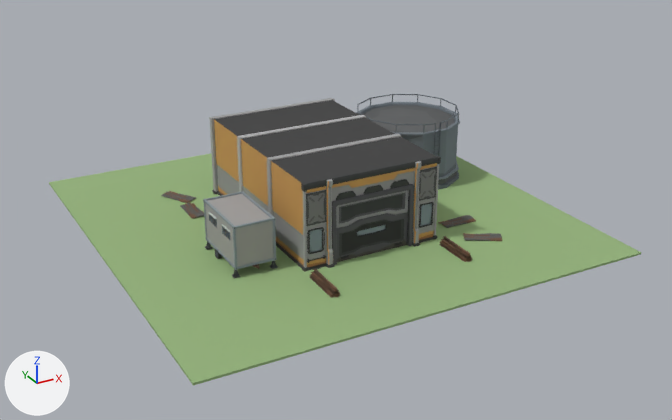
A saved change to the glTF model packages/client/public/assets/models/buildings/composite-plant.glb.
One viewpoint serves both versions: a 50 mm camera at (-29.2, -55.5, 28.0) aimed at (0.2, -2.0, 1.2). Lighting does not change. The marker at lower left points along +X, +Y and +Z. The older version comes first. Where no turn or scale is listed for an object, it has been applied to the vertices. Vertices at exactly the same position are counted once.

Objects in the first picture: 'Admin_Office', 'BeamStack_1', 'Ground', 'Sheet_3', 'Warehouse_Main', 'WaterTank' and 4 more.
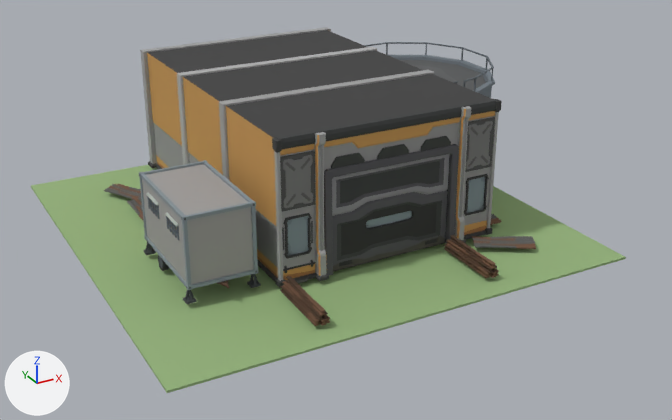
Where the newer file only moved an object's origin or applied its transform, the numbers keep the older frame.

What differs and where, as boxes (x1, y1, x2, y2) in the pictures (672 x 420 px):
'Warehouse_Main', moved, rescaled (56% wider, 49% taller)
    before: (209, 98, 441, 272)
    after: (140, 27, 502, 287)
'Ground', moved
    before: (49, 153, 641, 385)
    after: (31, 165, 626, 393)
'Admin_Office', reshaped, moved (62% wider, 65% taller)
    before: (203, 191, 278, 278)
    after: (139, 160, 261, 304)
'WaterTank', reshaped, moved
    before: (356, 94, 460, 190)
    after: (364, 42, 495, 98)
'BeamStack_1', moved, rescaled (65% wider, 63% taller)
    before: (439, 236, 472, 262)
    after: (444, 235, 499, 278)
'Sheet_3', moved, rescaled (62% wider, 56% taller)
    before: (463, 233, 502, 241)
    after: (472, 236, 536, 249)

What the commit changed:
me_mesh_004 is used by ob_warehouse_main; location (-5.0, -7.42, 0.15).
me_mesh_004 had 3725 vertices, 6478 faces and spanned x -0.3..10.3, y -0.5..15.3, z 0.0..6.1.
me_mesh_004 now has 3725 vertices, 6478 faces and spans x -6.6..10.3, y -9.8..15.3, z 0.3..9.9.
me_mesh_004 part 1: the whole mesh is scaled about its middle by 1.58, then moved by (-3.2, -4.7, 2.1).
me_mesh_005 is used by ob_admin_office; location (-8.0, -3.77, 0.19).
me_mesh_005 had 1054 vertices, 1731 faces and spanned x -1.52..1.52, y -3.01..2.56, z -0.04..3.57.
me_mesh_005 now has 1054 vertices, 1731 faces and spans x -12.13..-7.3, y -9.36..-0.52, z 0.32..6.05.
me_mesh_005 part 2: the whole mesh is multiplied about its middle by the matrix ((1.585, 0.0, 0.0), (0.0, 1.585, 0.0), (0.0, 0.0, 1.585)), then moved by (-9.72, -4.72, 1.42).
me_mesh_006 is used by ob_watertank; location (10.0, 4.0, 0.15).
me_mesh_006 had 521 vertices, 778 faces and spanned x -4.24..4.24, y -4.24..4.24, z 0.0..5.5.
me_mesh_006 now has 521 vertices, 778 faces and spans x 5.43..18.87, y -1.86..11.58, z 0.33..9.05.
me_mesh_006 part 3: the whole mesh is multiplied about its middle by the matrix ((1.585, 0.0, 0.0), (0.0, 1.585, 0.0), (0.0, 0.0, 1.585)), then moved by (12.15, 4.86, 1.94).
me_mesh_010 is used by ob_sheet_3; location (8.01, -8.99, 0.19).
me_mesh_010 had 104 vertices, 204 faces and spanned x -1.4..1.38, y -1.11..1.09, z -0.04..0.16.
me_mesh_010 now has 104 vertices, 204 faces and spans x -1.93..2.47, y -3.69..-0.2, z 0.27..0.6.
me_mesh_010 part 4: the whole mesh is scaled about its middle by 1.58, then moved by (0.28, -1.94, 0.38).
me_mesh_012 is used by ob_beamstack_1; location (5.0, -10.0, 0.15).
me_mesh_012 had 180 vertices, 336 faces and spanned x -0.3..0.3, y -1.55..1.55, z 0.0..0.59.
me_mesh_012 now has 180 vertices, 336 faces and spans x 5.6..6.55, y -14.61..-9.69, z 0.33..1.26.
me_mesh_012 part 5: the whole mesh is scaled about its middle by 1.58, then moved by (6.07, -12.15, 0.5).
Object 'Warehouse_Main' (ob_warehouse_main) moves from (-5.0, -7.42, 0.15) to (-1.43, 0.0, 0.15).
Object 'Admin_Office' (ob_admin_office) moves from (-8.0, -3.77, 0.19) to (-1.43, 0.0, 0.15).
Object 'WaterTank' (ob_watertank) moves from (10.0, 4.0, 0.15) to (-1.43, 0.0, 0.15).
Object 'BeamStack_1' (ob_beamstack_1) moves from (5.0, -10.0, 0.15) to (-1.43, 0.0, 0.15).
Object 'Ground' (ob_ground) moves from (0.0, 0.0, 0.15) to (-1.43, 0.0, 0.15).
